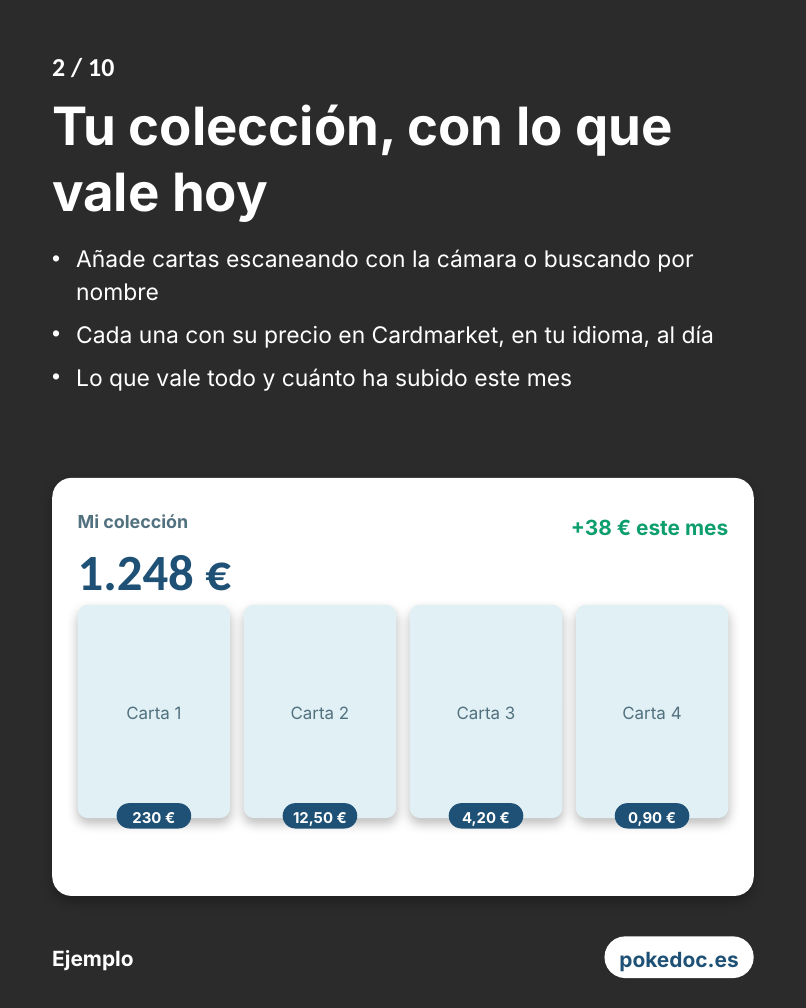
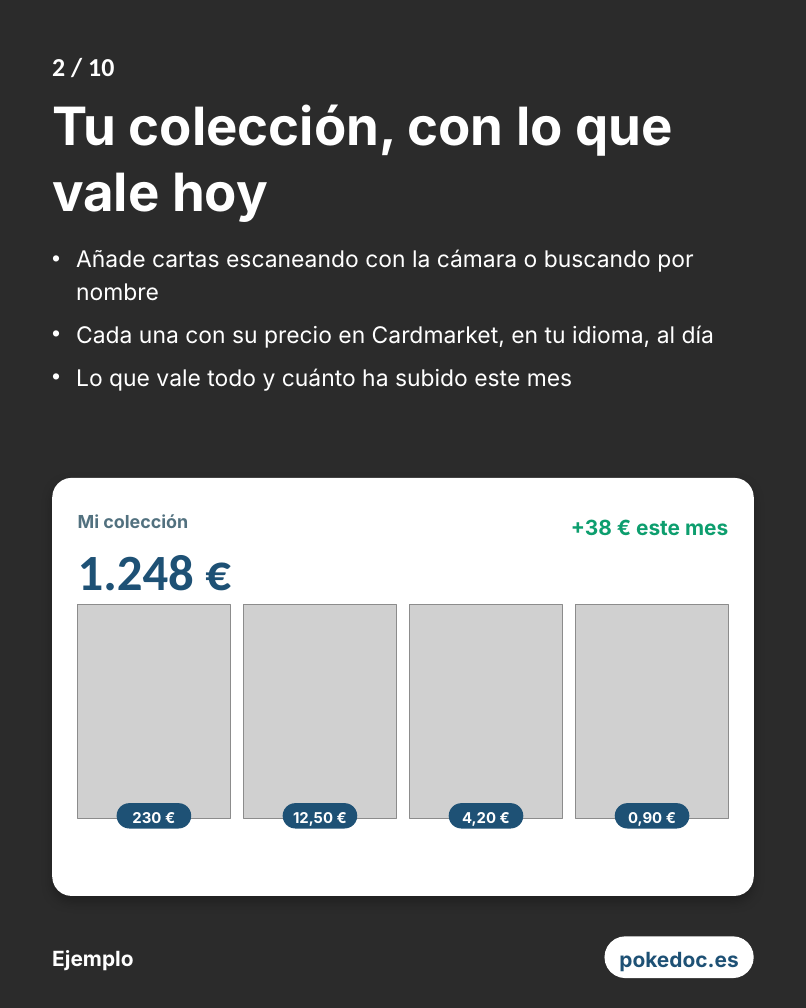
Before and after one commit to zorquy/pingu, a slide deck: slide 2 of assets/redes/pokedoc-carrusel.pptx. Drawn at 806x1008 pixels with LibreOffice and Linux fonts; fonts in the diff are those of the drawing; grey boxes stand for pictures; background and template pictures are left out; a plain dark background stands for a picture behind light text. Boxes give left, top, right and bottom in pixels: in the first picture for what was removed or moved away, otherwise in the second. Text is boxed around its words. In the diff, an @@ line names an element or a change of style, - is before the commit and + after.

```diff
--- a/assets/redes/pokedoc-carrusel.pptx
+++ b/assets/redes/pokedoc-carrusel.pptx
@@ rounded rectangle removed at [77,605,230,818] @@
@@ picture added at [77,605,230,818] @@
@@ rounded rectangle removed at [244,605,396,818] @@
@@ picture added at [244,605,396,818] @@
@@ rounded rectangle removed at [410,605,562,818] @@
@@ picture added at [410,605,562,818] @@
@@ rounded rectangle removed at [576,605,729,818] @@
@@ picture added at [576,605,729,818] @@
@@ text removed at [126,706,182,719] @@
-Carta 1
@@ text removed at [291,706,349,719] @@
-Carta 2
@@ text removed at [457,706,515,719] @@
-Carta 3
@@ text removed at [622,706,682,719] @@
-Carta 4
```
Also in this commit, not shown: 5 other slides changed, 1 other file.
